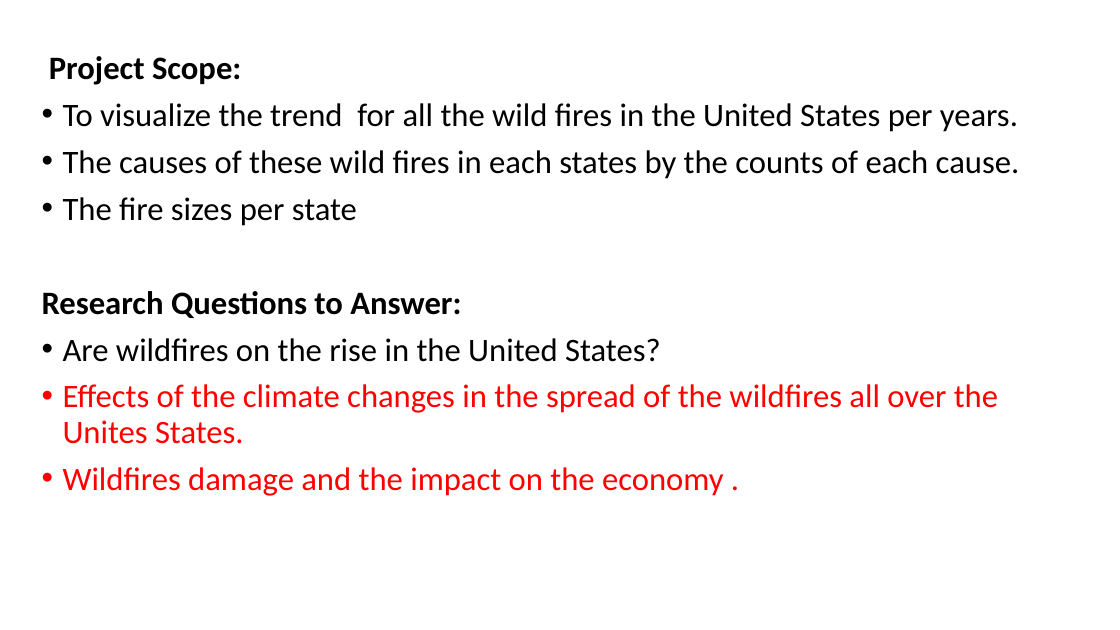
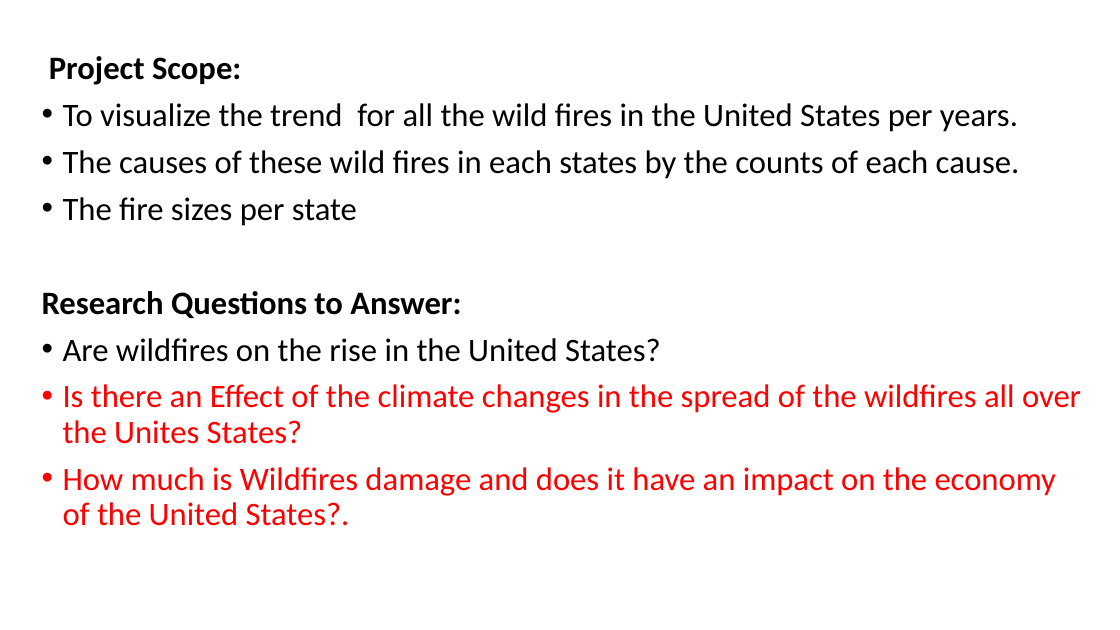
Before and after one commit to ikevina/Project, a slide deck: slide 2 of Areej/Areej presentation.pptx. Drawn at 1120x630 pixels with LibreOffice and Linux fonts; fonts in the diff are those of the drawing. Boxes give left, top, right and bottom in pixels: in the first picture for what was removed or moved away, otherwise in the second. Text is boxed around its words. In the diff, an @@ line names an element or a change of style, - is before the commit and + after.

Commit message:
ppt3

```diff
--- a/Areej/Areej presentation.pptx
+++ b/Areej/Areej presentation.pptx
@@ text at bbox=[63, 384, 1081, 526]: text changed @@
-• Effects of the climate changes in the spread of the wildfires all over the Unites States.
-• Wildfires damage and the impact on the economy .
+• Is there an Effect of the climate changes in the spread of the wildfires all over the Unites States?
+• How much is Wildfires damage and does it have an impact on the economy of the United States?.
```
Also in this commit, not shown: 1 other slide changed.
